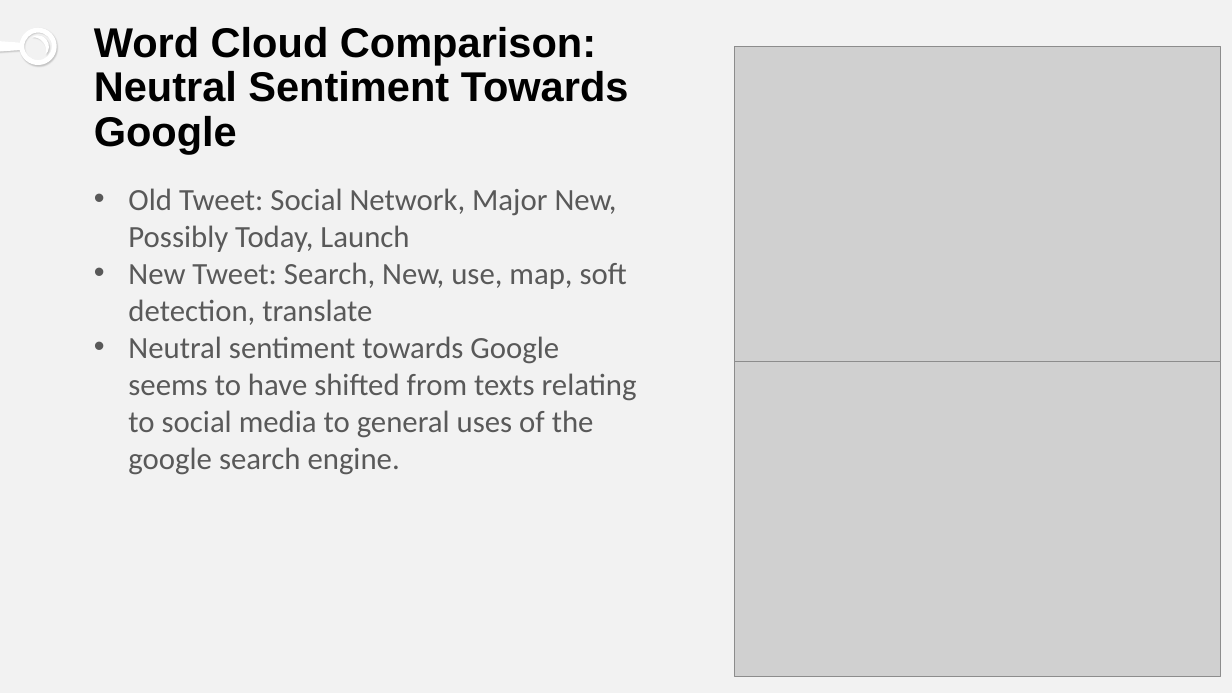
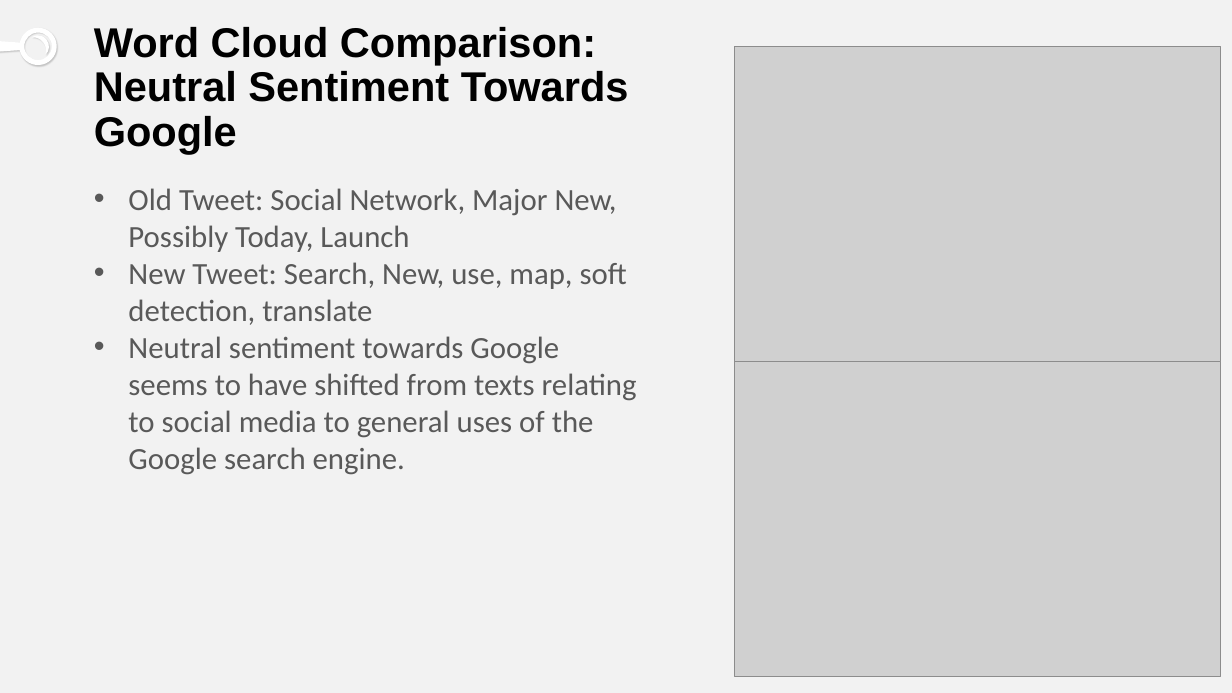
Before and after one commit to samlimish/Project5, a slide deck: slide 11 of twitter.pptx. Drawn at 1232x693 pixels with LibreOffice and Linux fonts; fonts in the diff are those of the drawing; grey boxes stand for pictures. Boxes give left, top, right and bottom in pixels: in the first picture for what was removed or moved away, otherwise in the second. Text is boxed around its words. In the diff, an @@ line names an element or a change of style, - is before the commit and + after.

```diff
--- a/twitter.pptx
+++ b/twitter.pptx
@@ text at (128, 336, 637, 475): text changed @@
-• Neutral sentiment towards Google seems to have shifted from texts relating to social media to general uses of the google search engine.
+• Neutral sentiment towards Google seems to have shifted from texts relating to social media to general uses of the Google search engine.
```
Also in this commit, not shown: 3 other files.
